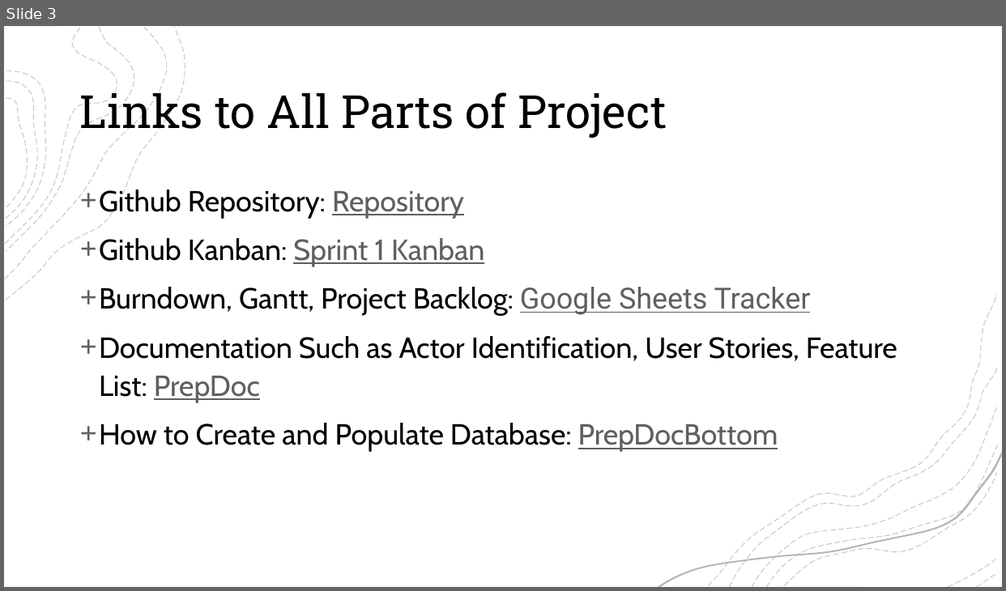
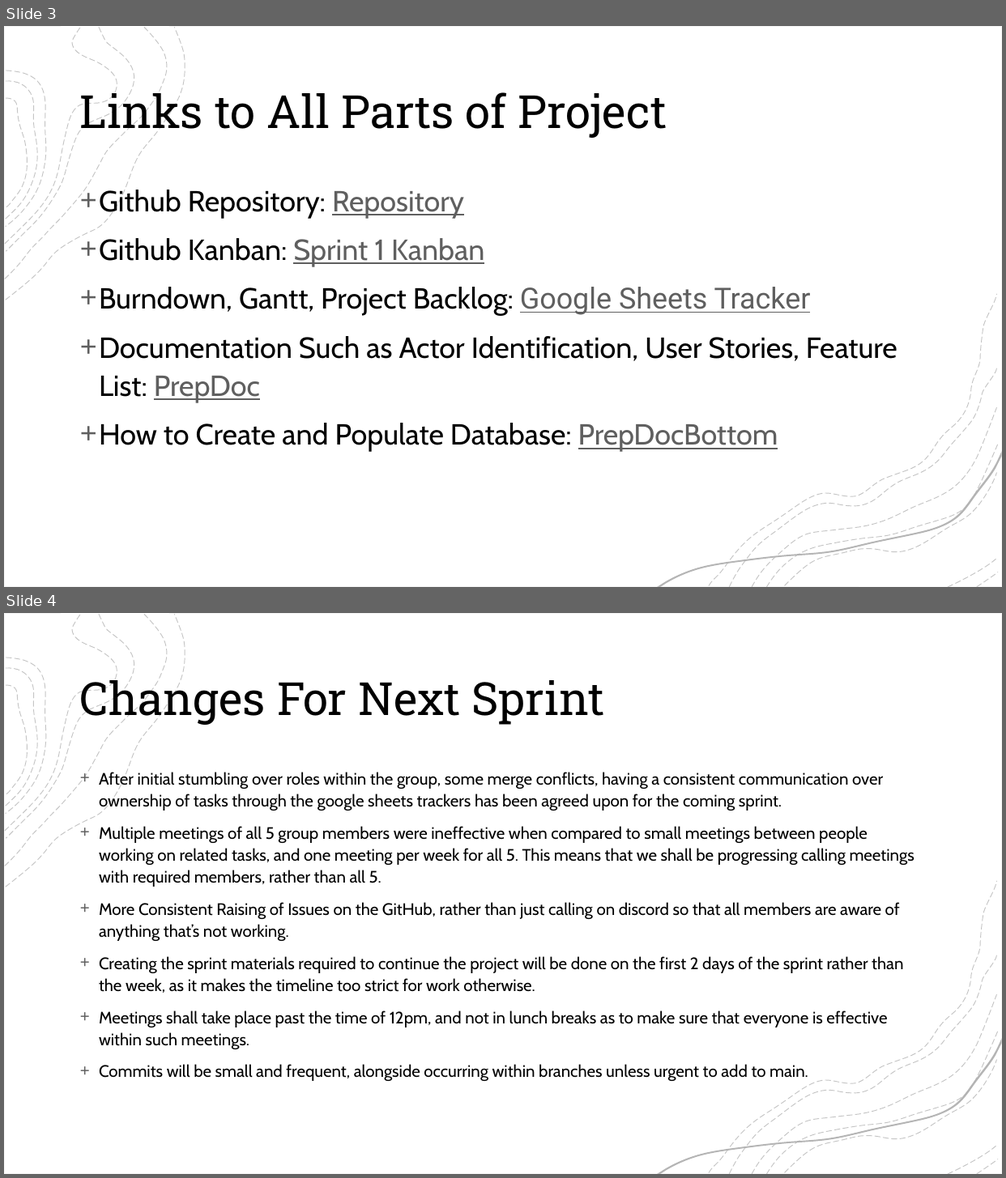
Before and after one commit to YatesyTea/esd8SmartCare, a slide deck: documents/Sprint 1 Report.pptx. Shown one above the other, each under a label of ours: slide 3 before the commit, slides 3 and 4 after it. The pictures are 1006x591 and 1006x1178 pixels, drawn with LibreOffice and Linux fonts; fonts in the diff are those of the drawing. Boxes give left, top, right and bottom in pixels: in the first picture for what was removed or moved away, otherwise in the second. Text is boxed around its words. In the diff, an @@ line names an element or a change of style, - is before the commit and + after.

Commit message:
added changes for next sprint section

```diff
--- a/documents/Sprint 1 Report.pptx
+++ b/documents/Sprint 1 Report.pptx
@@ slide 4 added at <box>4,613,1002,1174</box>, background #FFFFFF; not listed: 18 template elements that a slide beside it also shows @@
@@ title added at <box>80,673,605,726</box>, 44 pt, text #000000 @@
+Changes For Next Sprint
@@ text added at <box>99,770,914,1081</box>, 16 pt, text #000000 @@
++ After initial stumbling over roles within the group, some merge conflicts, having a consistent communication over ownership of tasks through the google sheets trackers has been agreed upon for the coming sprint.
++ Multiple meetings of all 5 group members were ineffective when compared to small meetings between people working on related tasks, and one meeting per week for all 5. This means that we shall be progressing calling meetings with required members, rather than all 5.
++ More Consistent Raising of Issues on the GitHub, rather than just calling on discord so that all members are aware of anything that’s not working.
++ Creating the sprint materials required to continue the project will be done on the first 2 days of the sprint rather than the week, as it makes the timeline too strict for work otherwise.
++ Meetings shall take place past the time of 12pm, and not in lunch breaks as to make sure that everyone is effective within such meetings.
++ Commits will be small and frequent, alongside occurring within branches unless urgent to add to main.
```
